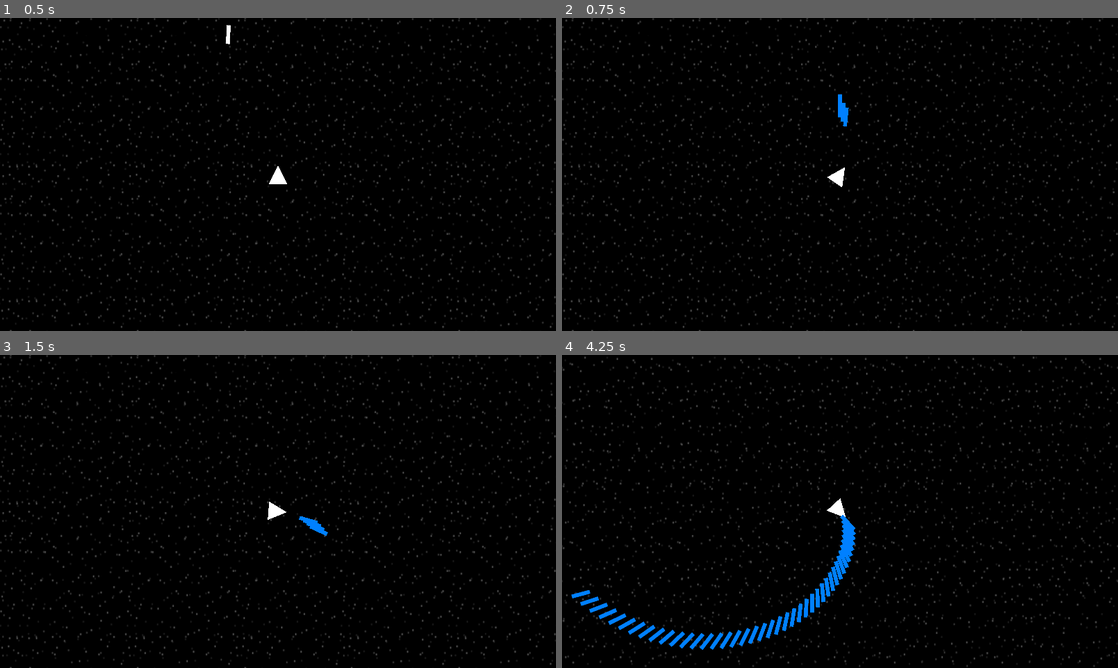
Above: before the commit, frames 1-4 (two rows, left to right).
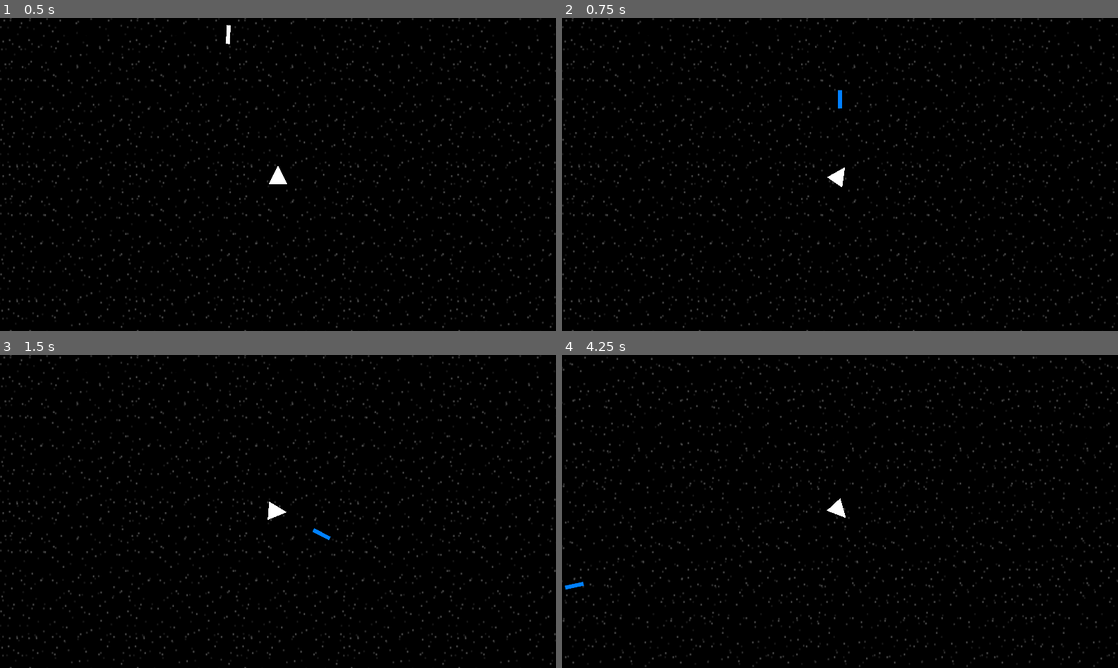
Above: after the commit, the same moments.

Repository: trevormhighfill/Spaceship-game
Game: Godot game, scene res://main.tscn
Same seed, same stepped clock (60 frames per second), same inputs: the game is played once before the commit and once after it.
Inputs (mouse positions are in pixels of both pictures, inside the frame that each line leads up to):
- Up to frame 1 (0.5 s): no input
- Up to frame 2 (0.75 s): tap Enter (fire) at 0.5 s; move the mouse to (962, 158) at 0.52 s; hold D (rotate_right) from 0.53 s (still down); hold Enter (fire) from 0.53 s (still down)
- Up to frame 3 (1.5 s): move the mouse to (166, 527) at 1.27 s; release D (rotate_right) at 1.28 s; release Enter (fire) at 1.28 s; hold A (rotate_left) from 1.28 s (still down); tap Enter (fire) at 1.35 s
- Up to frame 4 (4.25 s): move the mouse to (895, 442) at 2.02 s; release A (rotate_left) at 2.03 s; hold W (foward) 2.03-2.78 s; hold D (rotate_right) 2.03-3.53 s; tap Enter (fire) at 2.3, 2.85 s; move the mouse to (812, 574) at 2.77 s; move the mouse to (1006, 558) at 3.52 s; hold A (rotate_left) from 3.53 s (still down); hold Enter (fire) from 3.53 s (still down)

Frame 1 is identical in both runs. In frame 2, 0.1% of the frame differs, in the area x 49-52%, y 22-35%; in frame 3, 0.1%; in frame 4, 1.9%, in the area x 0-53%, y 51-95%.

Commit message:
fire rate
made it so it only shoots once per key press and a set firerate

Diff:
--- a/CharacterBody2D.gd
+++ b/CharacterBody2D.gd
@@ -1,5 +1,6 @@
 extends CharacterBody2D
 
+var FIRERATE = 0.3
 var DAMAGE = 10
 var bullet = preload("res://bullet.tscn")
 var health = 100
@@ -9,6 +10,7 @@
 var ACCELERATION = 1500
 var DRAG = 100
 var current_speed = 0.0
+var reload : bool = false
 # Get the gravity from the project settings to be synced with RigidBody nodes.
 var gravity = ProjectSettings.get_setting("physics/2d/default_gravity")
 #var aim = get_global_transform().basis
@@ -20,6 +22,19 @@
 		if health <= 0:
 			print("GAMEOVER!!!!!!!!!!!")
 			queue_free()
+
+func _ready():
+	$firerate.wait_time = FIRERATE
+
+func _input(event):
+	if event.is_action_pressed("fire") && !reload:
+		$firerate.start()
+		reload = true
+		var instance = bullet.instantiate()
+		instance.position = global_transform.basis_xform(Vector2.UP)*100 + position
+		instance.start_up(DAMAGE,true)
+		instance.rotation = rotation
+		get_parent().add_child(instance)
 
 func _physics_process(delta):
 	# Get thge input direction and handle the movement/deceleration.
@@ -40,11 +55,9 @@
 		else:
 			velocity = Vector2.ZERO
 
-	if Input.is_action_pressed("fire"):
-		var instance = bullet.instantiate()
-		instance.position = global_transform.basis_xform(Vector2.UP)*100 + position
-		instance.start_up(DAMAGE,true)
-		instance.rotation = rotation
-		get_parent().add_child(instance)
 
 	move_and_slide()
+
+
+func firerate_timeout():
+	reload = false
--- a/ship.tscn
+++ b/ship.tscn
@@ -17,3 +17,7 @@
 [node name="CollisionPolygon2D" type="CollisionPolygon2D" parent="."]
 position = Vector2(1, 3)
 polygon = PackedVector2Array(-2, -66, 63, 64, -67, 65)
+
+[node name="firerate" type="Timer" parent="."]
+
+[connection signal="timeout" from="firerate" to="." method="firerate_timeout"]
Not shown: 1 places in main.tscn that only renumber resources
